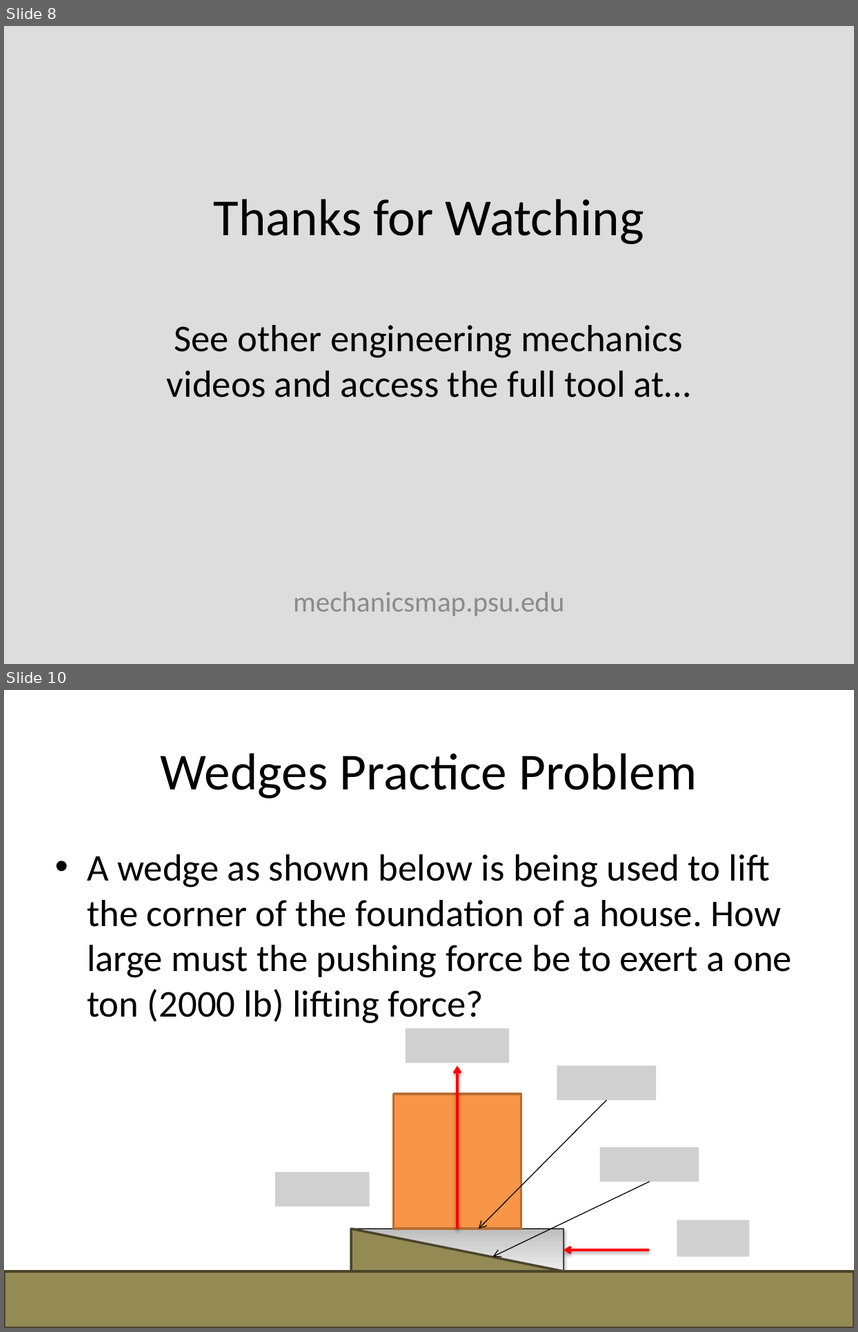
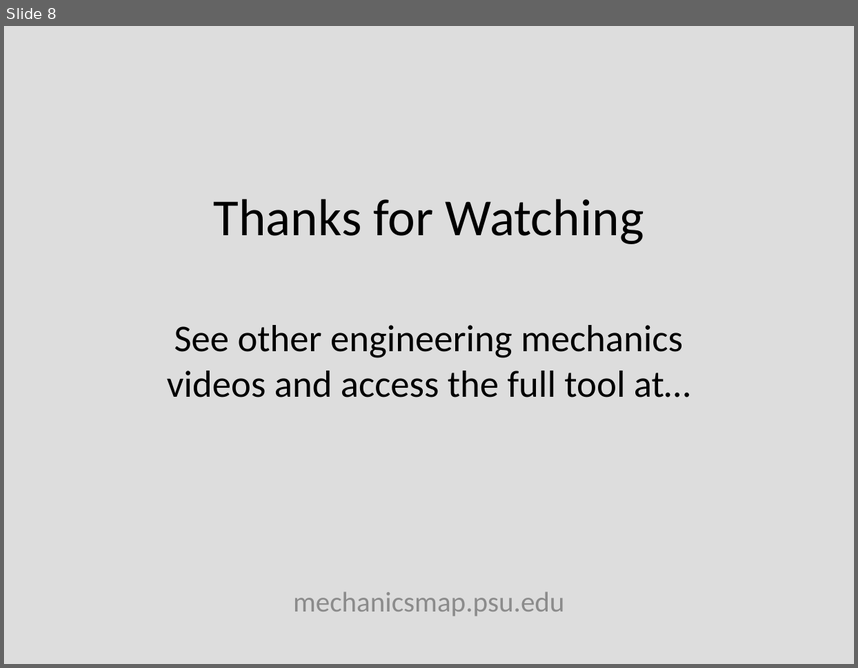
Before and after one commit to JacobMoore/mechanics_textbook, a slide deck: Lecture Slides/VideoLectureSlides/7.3.pptx. Shown one above the other, each under a label of ours: slides 8 and 10 before the commit, slide 8 after it; the slides between them are not shown. The pictures are 858x1332 and 858x668 pixels, drawn with LibreOffice and Linux fonts; fonts in the diff are those of the drawing; grey boxes stand for pictures; background and template pictures are left out. Boxes give left, top, right and bottom in pixels: in the first picture for what was removed or moved away, otherwise in the second. Text is boxed around its words. In the diff, an @@ line names an element or a change of style, - is before the commit and + after.

Commit message:
Chap 7.3 Update
Update to problems in chapter 7.3, plus a number of typo fixes

```diff
--- a/Lecture Slides/VideoLectureSlides/7.3.pptx
+++ b/Lecture Slides/VideoLectureSlides/7.3.pptx
@@ slide 10 removed at [4, 690, 854, 1328], background #FFFFFF @@
@@ title removed at [161, 753, 697, 798] @@
-Wedges Practice Problem
@@ text removed at [87, 854, 792, 1023] @@
-• A wedge as shown below is being used to lift the corner of the foundation of a house. How large must the pushing force be to exert a one ton (2000 lb) lifting force?
@@ picture removed at [406, 1028, 509, 1063] @@
@@ arrow removed from (457, 1228) to (457, 1066) @@
@@ picture removed at [557, 1066, 657, 1100] @@
@@ rectangle removed at [393, 1094, 521, 1228] @@
@@ arrow removed from (606, 1100) to (478, 1228) @@
@@ picture removed at [600, 1147, 700, 1181] @@
@@ picture removed at [275, 1172, 370, 1206] @@
@@ arrow removed from (649, 1181) to (493, 1256) @@
@@ picture removed at [677, 1220, 749, 1256] @@
@@ triangle removed at [351, 1228, 564, 1270] @@
@@ triangle removed at [351, 1228, 564, 1270] @@
@@ arrow removed from (649, 1250) to (564, 1250) @@
@@ rectangle removed at [4, 1270, 854, 1328] @@
```
Also in this commit, not shown: 1 slide changed, 1 slide added, 41 other files.
